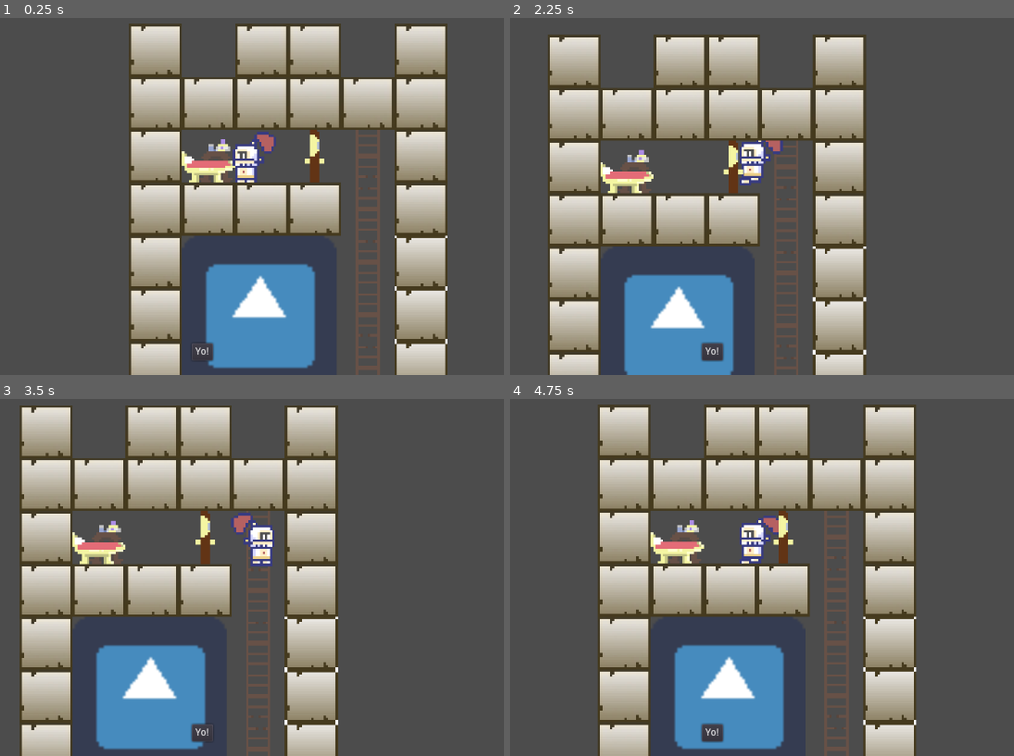
Above: before the commit, frames 1-4 (two rows, left to right).
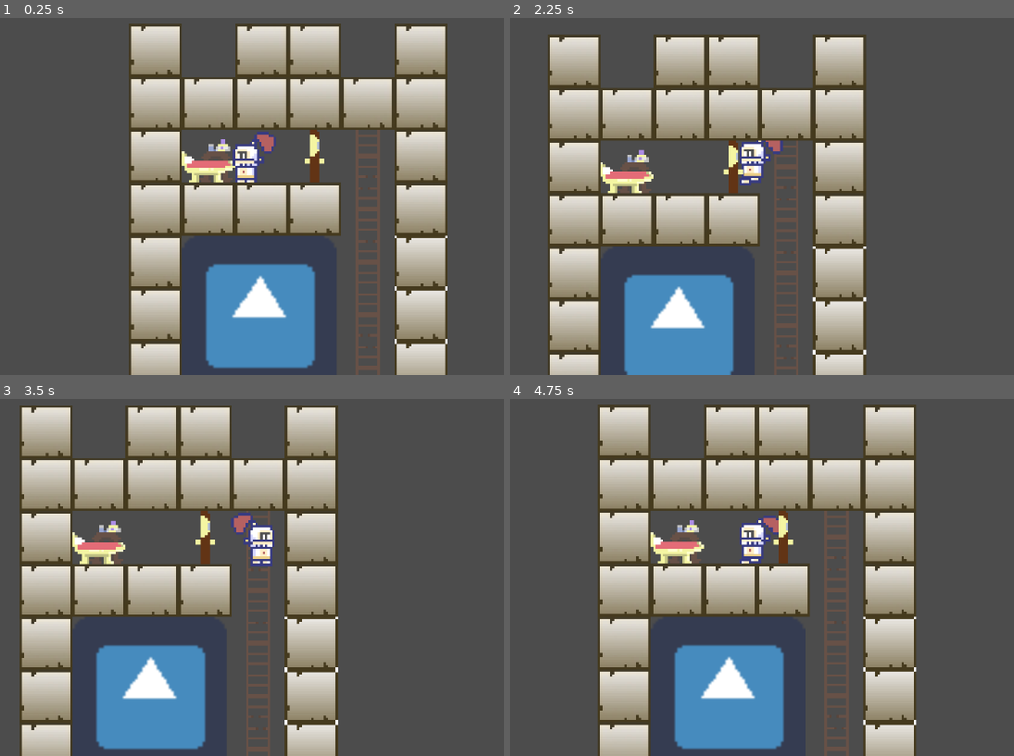
Above: after the commit, the same moments.

Repository: ltjastad/liamproject1
Game: Godot game, scene res://scenes/maingame/game.tscn
Two runs of this game, one before a commit and one after it. Both use one fixed random seed, a clock stepped at 60 frames per second and the inputs below. The engine's default icon, where the game draws it, is replaced by a stand-in: a white triangle on a blue panel in a dark square.
Inputs:
- Up to frame 1 (0.25 s): no input
- Up to frame 2 (2.25 s): tap Enter at 0.5 s; hold Right (ui_right) 0.53-2.03 s; tap Up (ui_up) at 0.77, 1.52 s; hold Left (ui_left) from 2.03 s (still down)
- Up to frame 3 (3.5 s): release Left (ui_left) at 2.78 s; hold Right (ui_right) from 2.78 s (still down); tap Up (ui_up) at 3.02 s
- Up to frame 4 (4.75 s): tap Up (ui_up) at 3.77, 4.52 s; release Right (ui_right) at 4.28 s; hold Left (ui_left) from 4.28 s (still down)

The runs differ from the first frame. In frame 1, 0.1% of the frame differs, in the area x 38-43%, y 90-97%; in frame 2, 0.3%, in the area x 37-43%, y 90-97%; in frame 3, 0.2%; in frame 4, 0.3%.

Commit message:
dialogue messages

Diff:
--- /dev/null
+++ b/objects/message_trigger/message_trigger.gd
@@ -0,0 +1,18 @@
+extends Area2D
+
+export(String) var message = ""
+export(bool) var trigger_once = false
+
+func _ready():
+
+	connect("body_entered", self, "on_body_entered")
+	connect("body_exited", self, "on_body_exited")
+
+func on_body_entered(body):
+	if body == get_tree().current_scene.get_node("player"):
+		get_tree().current_scene.print_message(message)
+
+func on_body_exited(body):
+	if body == get_tree().current_scene.get_node("player"):
+		get_tree().current_scene.clear_message()
+	if trigger_once: queue_free()
--- /dev/null
+++ b/objects/message_trigger/message_trigger.tscn
@@ -0,0 +1,11 @@
+[gd_scene load_steps=3 format=2]
+
+[ext_resource path="res://objects/message_trigger/message_trigger.gd" type="Script" id=1]
+
+[sub_resource type="CircleShape2D" id=1]
+
+[node name="message_trigger" type="Area2D"]
+script = ExtResource( 1 )
+
+[node name="CollisionShape2D" type="CollisionShape2D" parent="."]
+shape = SubResource( 1 )
--- a/scenes/maingame/game.gd
+++ b/scenes/maingame/game.gd
@@ -1,7 +1,9 @@
 extends Node2D
 
+var current_message = null
+
 func _ready():
-	dialogue_message("Yo!")
+	pass
 
 func _physics_process(delta):
 
@@ -11,8 +13,20 @@
 func _input(event):
 	if event.is_action_pressed("ui_cancel"): get_tree().quit()
 
-func dialogue_message(msg):
-	var new_dlg = preload("res://ui/dialogue_box/dialogue_box.tscn").instance()
-	new_dlg.msg = msg
-	new_dlg.rect_size = Vector2(0,0)
-	$CanvasLayer.add_child(new_dlg)
+func print_message(var tmsg:String):
+
+	# delete existing message
+	clear_message()
+
+	var dbox = preload("res://ui/dialogue_box/dialogue_box.tscn").instance()
+	dbox.message = tmsg
+	current_message = dbox
+	$CanvasLayer.add_child(dbox)
+
+func clear_message():
+	if current_message != null:
+		if is_instance_valid(current_message):
+			var oldmsg = current_message
+			$CanvasLayer.remove_child(current_message)
+			oldmsg.queue_free()
+			current_message = null
--- /dev/null
+++ b/shaders/foreground_background_mask.shader
@@ -0,0 +1,17 @@
+shader_type canvas_item;
+
+uniform vec4 background_color: hint_color;
+uniform vec4 foreground_color: hint_color;
+
+void fragment() {
+	vec4 current_color = texture(TEXTURE, UV); // get pixel color
+	if (current_color == vec4(1,0,1,1) )
+	{
+		current_color = background_color;
+	}
+	else if(current_color == vec4(1,1,1,1))
+	{
+		current_color = foreground_color
+	}
+	COLOR = current_color;
+}
--- a/ui/dialogue_box/dialogue_box.gd
+++ b/ui/dialogue_box/dialogue_box.gd
@@ -1,6 +1,38 @@
-extends PanelContainer
+extends Control
 
-var msg = ""
+var scale = 2
+var border_size = 2
+var border_color = Color(1,1,1)
+var background_color = Color(0,0,0)
+var margin = 8
+var distance_from_bottom = 32
+var message = ""
 
 func _ready():
-	$Label.text = msg
+
+	# create message block
+	$Panel/text_block.print_message(message)
+	$Panel/text_block.scale = Vector2(scale, scale)
+	$Panel/text_block.position = Vector2(margin, margin)
+
+	# set panel size
+	$Panel.rect_size = ($Panel/text_block.get_size()*scale) + Vector2(margin*2, margin*2)
+
+	# create style box
+	var stylebox = StyleBoxFlat.new()
+	stylebox.bg_color = background_color
+	stylebox.border_color = border_color
+	stylebox.border_width_bottom = border_size
+	stylebox.border_width_left = border_size
+	stylebox.border_width_right = border_size
+	stylebox.border_width_top = border_size
+	stylebox.expand_margin_bottom = border_size
+	stylebox.expand_margin_left = border_size
+	stylebox.expand_margin_right = border_size
+	stylebox.expand_margin_top = border_size
+
+	# set style box
+	$Panel.set("custom_styles/panel", stylebox)
+
+	# position panel
+	$Panel.rect_position = Vector2( (get_viewport().size.x/2)-($Panel.rect_size.x/2), get_viewport().size.y - $Panel.rect_size.y - distance_from_bottom)
--- a/ui/dialogue_box/dialogue_box.tscn
+++ b/ui/dialogue_box/dialogue_box.tscn
@@ -1,25 +1,26 @@
-[gd_scene load_steps=2 format=2]
+[gd_scene load_steps=3 format=2]
 
 [ext_resource path="res://ui/dialogue_box/dialogue_box.gd" type="Script" id=1]
+[ext_resource path="res://ui/dialogue_box/text_block/text_block.tscn" type="PackedScene" id=2]
 
-[node name="dialogue_box" type="PanelContainer"]
-anchor_left = 0.5
-anchor_top = 1.0
-anchor_right = 0.5
+[node name="dialogue_box" type="Control"]
+anchor_right = 1.0
 anchor_bottom = 1.0
-margin_left = -85.0
-margin_top = -46.0
-margin_right = 85.0
-margin_bottom = -239.0
 script = ExtResource( 1 )
 __meta__ = {
 "_edit_use_anchors_": false
 }
 
-[node name="Label" type="Label" parent="."]
-margin_left = 7.0
-margin_top = 7.0
-margin_right = 163.0
-margin_bottom = 21.0
-grow_horizontal = 0
-grow_vertical = 0
+[node name="Panel" type="Panel" parent="."]
+anchor_left = 0.5
+anchor_top = 1.0
+anchor_right = 0.5
+anchor_bottom = 1.0
+margin_left = -20.0
+margin_top = -40.0
+margin_right = 20.0
+__meta__ = {
+"_edit_use_anchors_": false
+}
+
+[node name="text_block" parent="Panel" instance=ExtResource( 2 )]
--- /dev/null
+++ b/ui/dialogue_box/text_block/glyph/glyph.gd
@@ -0,0 +1,17 @@
+extends Node2D
+
+const WIDTH = 8
+const HEIGHT = 12
+
+var charcode = 0
+
+func set_char(var tchar:String):
+	if tchar.length() == 1:
+		charcode = tchar.to_ascii()[0]
+		$fg.frame = charcode
+
+func set_foreground_color(var fgcolor:Color):
+	$fg.material.set_shader_param("foreground_color", fgcolor)
+
+func set_background_color(var bgcolor:Color):
+	$bg.material.set_shader_param("foreground_color", bgcolor)
--- /dev/null
+++ b/ui/dialogue_box/text_block/glyph/glyph.tscn
@@ -0,0 +1,56 @@
+[gd_scene load_steps=6 format=2]
+
+[ext_resource path="res://ui/dialogue_box/text_block/glyph/glyph.gd" type="Script" id=1]
+[ext_resource path="res://ui/dialogue_box/text_block/glyph/ascii.png" type="Texture" id=2]
+
+[sub_resource type="Shader" id=1]
+resource_local_to_scene = true
+code = "shader_type canvas_item;
+
+uniform vec4 background_color: hint_color;
+uniform vec4 foreground_color: hint_color;
+
+void fragment() {
+	vec4 current_color = texture(TEXTURE, UV); // get pixel color
+	if (current_color == vec4(1,0,1,1) )
+	{
+		current_color = background_color;
+	}
+	else if(current_color == vec4(1,1,1,1))
+	{
+		current_color = foreground_color
+	}
+	COLOR = current_color;
+}
+
+"
+
+[sub_resource type="ShaderMaterial" id=2]
+resource_local_to_scene = true
+shader = SubResource( 1 )
+shader_param/background_color = Color( 0, 0, 0, 0 )
+shader_param/foreground_color = Color( 0, 0, 0, 1 )
+
+[sub_resource type="ShaderMaterial" id=3]
+resource_local_to_scene = true
+shader = SubResource( 1 )
+shader_param/background_color = Color( 0, 0, 0, 0 )
+shader_param/foreground_color = Color( 1, 1, 1, 1 )
+
+[node name="glyph" type="Node2D"]
+script = ExtResource( 1 )
+
+[node name="bg" type="Sprite" parent="."]
+material = SubResource( 2 )
+texture = ExtResource( 2 )
+centered = false
+hframes = 16
+vframes = 16
+frame = 219
+
+[node name="fg" type="Sprite" parent="."]
+material = SubResource( 3 )
+texture = ExtResource( 2 )
+centered = false
+hframes = 16
+vframes = 16
--- /dev/null
+++ b/ui/dialogue_box/text_block/text_block.gd
@@ -0,0 +1,63 @@
+extends Node2D
+
+var _glyph_scene = preload("res://ui/dialogue_box/text_block/glyph/glyph.tscn")
+var _width = 0
+var _height = 1
+
+var max_width = 32
+var message = ""
+
+func _set_dimensions(width, height):
+
+	# remove old structure (if it exists)
+	var oldrows
+	if has_node("rows"):
+		oldrows = get_node("rows")
+		remove_child(oldrows)
+		oldrows.queue_free()
+
+	# create structure
+	var rows = Node2D.new()
+	rows.name = "rows"
+
+	for y in range(0, height):
+		var newrow = Node2D.new()
+		newrow.name = str("row",y)
+		rows.add_child(newrow)
+		for x in range(0, width):
+			var newcol = _glyph_scene.instance()
+			newcol.name = str("col",x)
+			newcol.position = Vector2(x*newcol.WIDTH, y*newcol.HEIGHT)
+			newrow.add_child(newcol)
+
+
+	add_child(rows)
+
+func _print_message():
+	for c in message.length():
+		var row = c / _width
+		var col = c - (row*_width)
+		get_node("rows").get_child(row).get_child(col).set_char(message[c])
+
+func print_message(var tmsg:String):
+
+	message = tmsg
+
+	# get text blocks width
+	_width = message.length()
+	if _width > max_width: _width = max_width
+
+	# make sure whole words fit on a line
+	# to-do
+
+	# get text blocks height
+	if message.length() > _width:
+		_height = int(float(message.length())/float(_width)) + 1
+
+	# set dimensions
+	_set_dimensions(_width,_height)
+	_print_message()
+
+func get_size():
+	var glyph = _glyph_scene.instance()
+	return Vector2(_width*glyph.WIDTH, _height*glyph.HEIGHT)
--- /dev/null
+++ b/ui/dialogue_box/text_block/text_block.tscn
@@ -0,0 +1,6 @@
+[gd_scene load_steps=2 format=2]
+
+[ext_resource path="res://ui/dialogue_box/text_block/text_block.gd" type="Script" id=2]
+
+[node name="text_block" type="Node2D"]
+script = ExtResource( 2 )
Binary file added: ui/dialogue_box/text_block/glyph/ascii.png
Not shown, added: ui/dialogue_box/text_block/glyph/ascii.png.import
